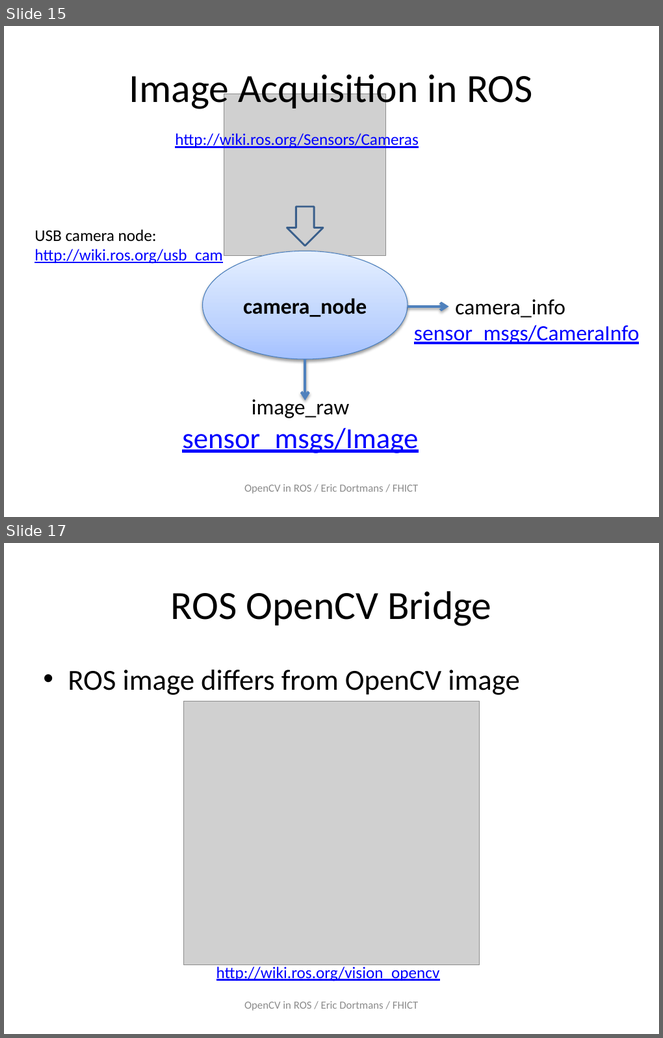
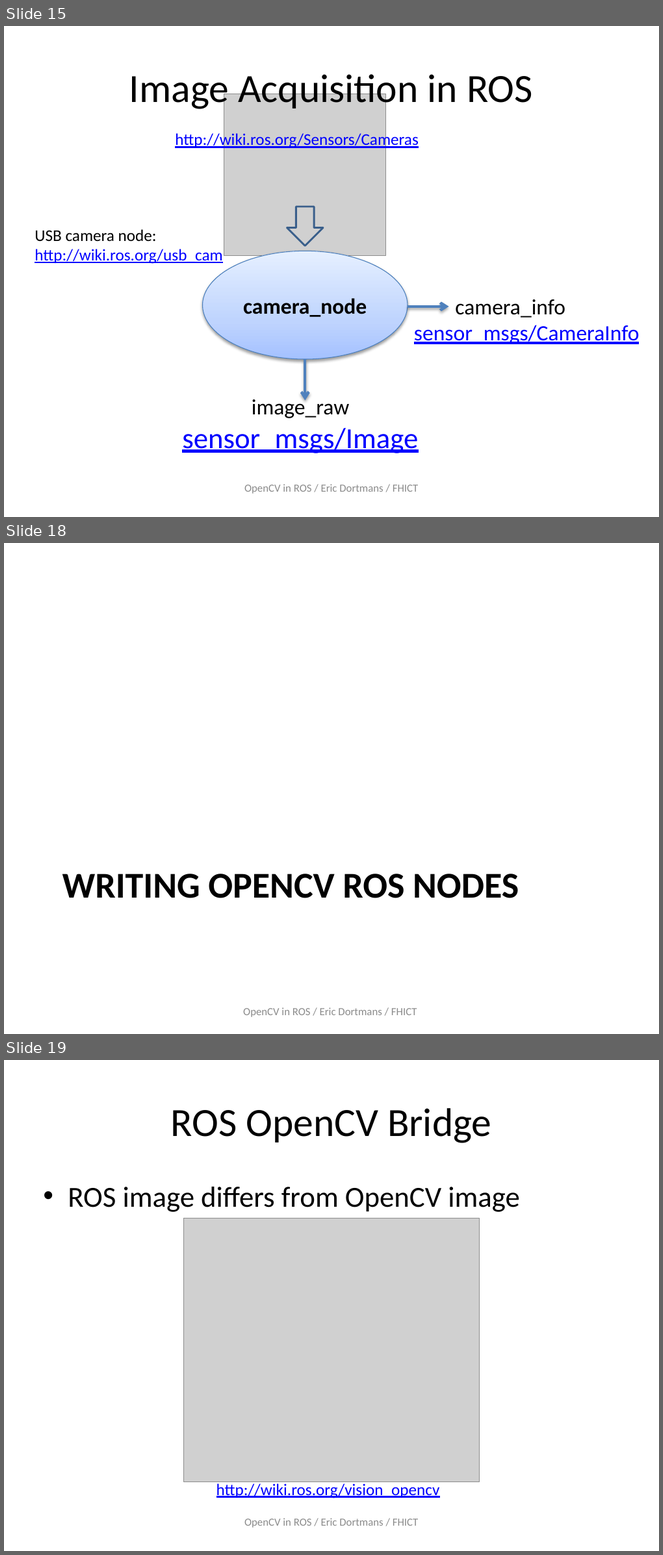
Before and after one commit to dortmans/ros_opencv, a slide deck: doc/ROS_OpenCV.pptx. Shown one above the other, each under a label of ours: slides 15 and 17 before the commit, slides 15, 18 and 19 after it; the slides between them are not shown. The pictures are 663x1038 and 663x1555 pixels, drawn with LibreOffice and Linux fonts; fonts in the diff are those of the drawing; grey boxes stand for pictures. Boxes give left, top, right and bottom in pixels: in the first picture for what was removed or moved away, otherwise in the second. Text is boxed around its words. In the diff, an @@ line names an element or a change of style, - is before the commit and + after.

```diff
--- a/doc/ROS_OpenCV.pptx
+++ b/doc/ROS_OpenCV.pptx
@@ slide 18 added at [4,543,659,1034], background #FFFFFF @@
@@ title added at [62,874,519,899], 40 pt, text #000000, bold @@
+WRITING OPENCV ROS NODES
@@ text added at [243,1008,417,1017], 12 pt, text #8C8C8C @@
+OpenCV in ROS / Eric Dortmans / FHICT
@@ what was slide 17 is now slide 19 @@
```
Also in this commit, not shown: 2 slides changed, 1 other slide added.
